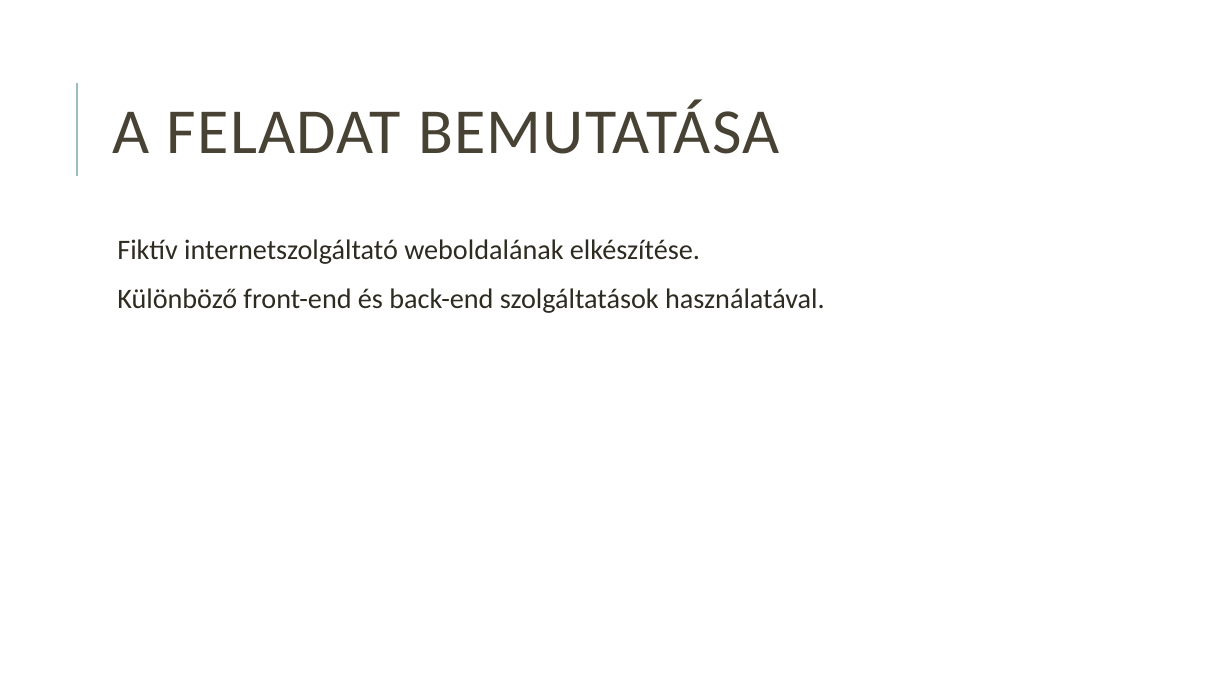
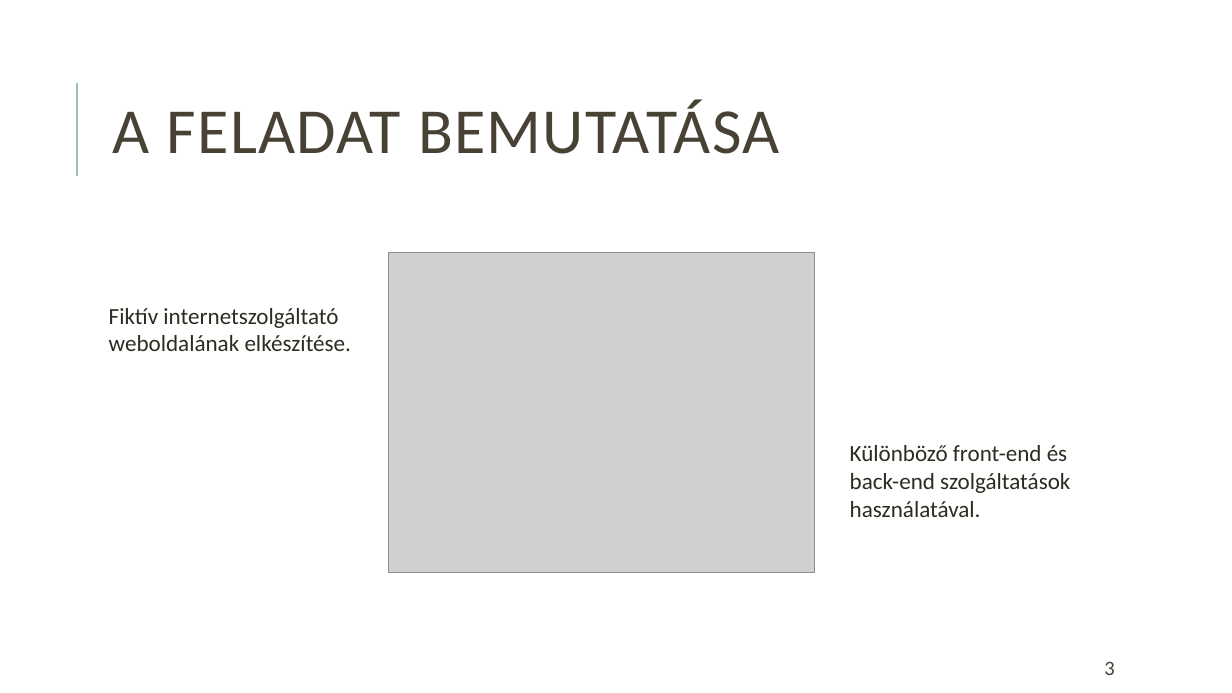
Before and after one commit to HegyiBazsi/Project-LAB-or-DIE, a slide deck: slide 3 of Projektlabor_bemutato.pptx. Drawn at 1232x693 pixels with LibreOffice and Linux fonts; fonts in the diff are those of the drawing; grey boxes stand for pictures. Boxes give left, top, right and bottom in pixels: in the first picture for what was removed or moved away, otherwise in the second. Text is boxed around its words. In the diff, an @@ line names an element or a change of style, - is before the commit and + after.

```diff
--- a/Projektlabor_bemutato.pptx
+++ b/Projektlabor_bemutato.pptx
@@ text removed at box(117, 239, 825, 313) @@
-  Fiktív internetszolgáltató weboldalának elkészítése.
-  Különböző front-end és back-end szolgáltatások használatával.
@@ picture added at box(389, 253, 815, 572) @@
@@ text added at box(109, 308, 352, 351), 18 pt, text #2E2B21 @@
+Fiktív internetszolgáltató weboldalának elkészítése.
@@ text added at box(850, 445, 1070, 517), 18 pt, text #2E2B21 @@
+Különböző front-end és
+back-end szolgáltatások használatával.
@@ page number added at box(1104, 661, 1114, 675), 16 pt, text #474233 @@
+3
```
Also in this commit, not shown: 7 other slides changed, 1 slide added, 1 slide removed, 1 other file.
